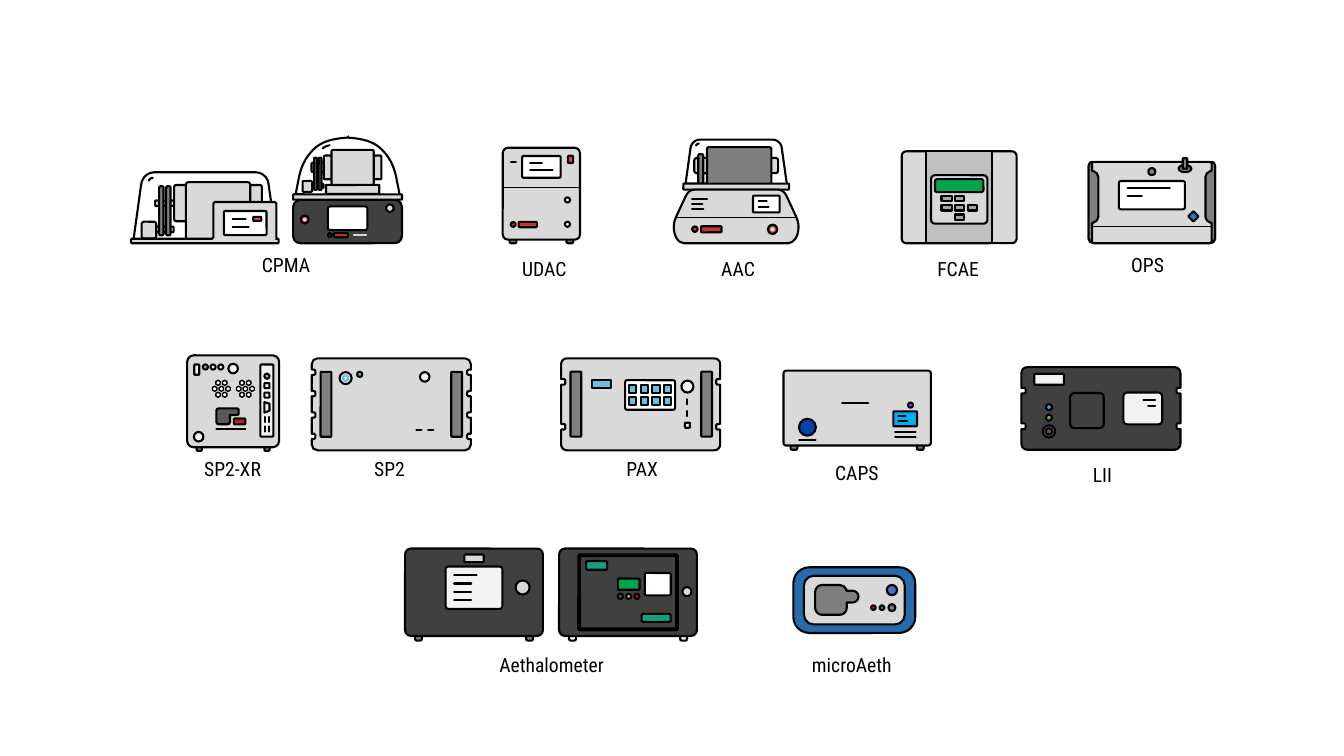
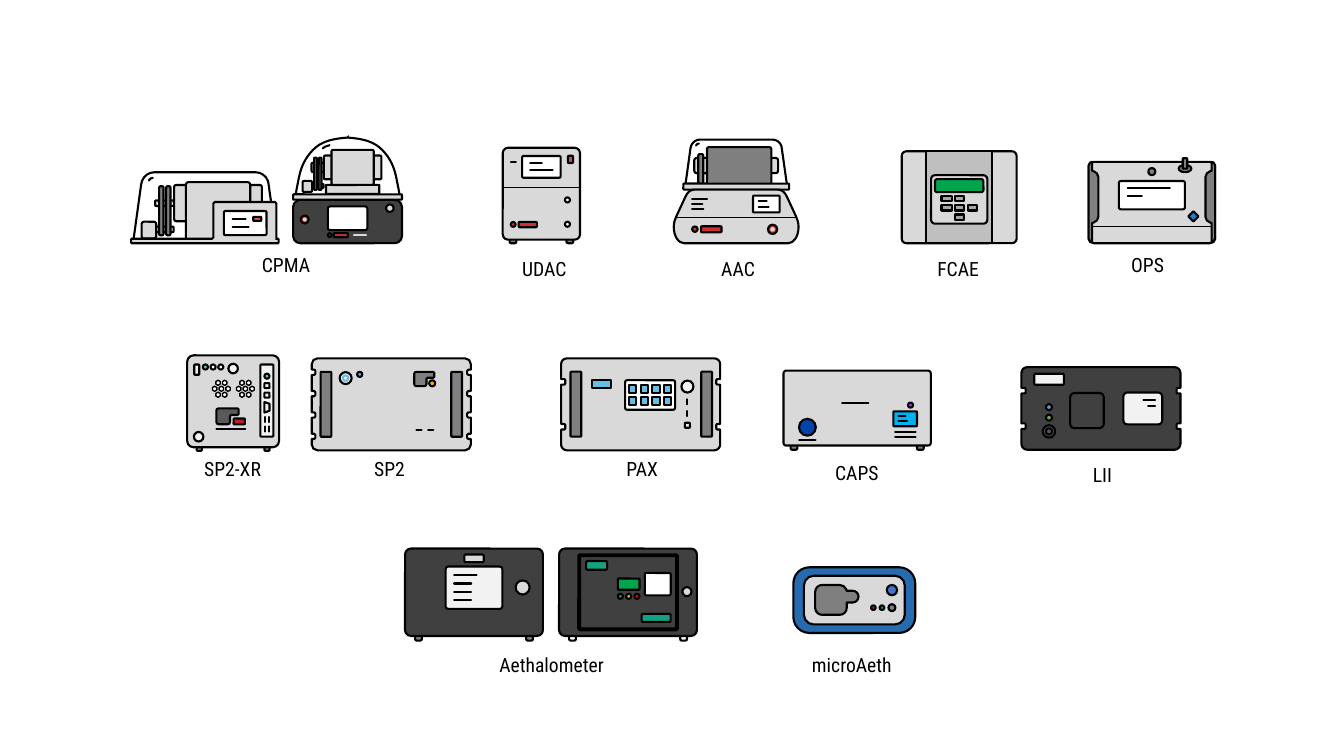
Before and after one commit to tsipkens/aerosol-icon-project, a slide deck: slide 3 of icons.pptx. Drawn at 1344x756 pixels with LibreOffice and Linux fonts; fonts in the diff are those of the drawing. Boxes give left, top, right and bottom in pixels: in the first picture for what was removed or moved away, otherwise in the second. Text is boxed around its words. In the diff, an @@ line names an element or a change of style, - is before the commit and + after.

```diff
--- a/icons.pptx
+++ b/icons.pptx
@@ freeform shape added at [414, 372, 435, 386], fill #7F7F7F, outline #000000 1.5 pt @@
@@ rounded rectangle removed at [420, 372, 430, 381] @@
@@ ellipse added at [430, 380, 436, 386], fill #F6B803, outline #000000 1.5 pt @@
```
Also in this commit, not shown: 2 other slides changed.
